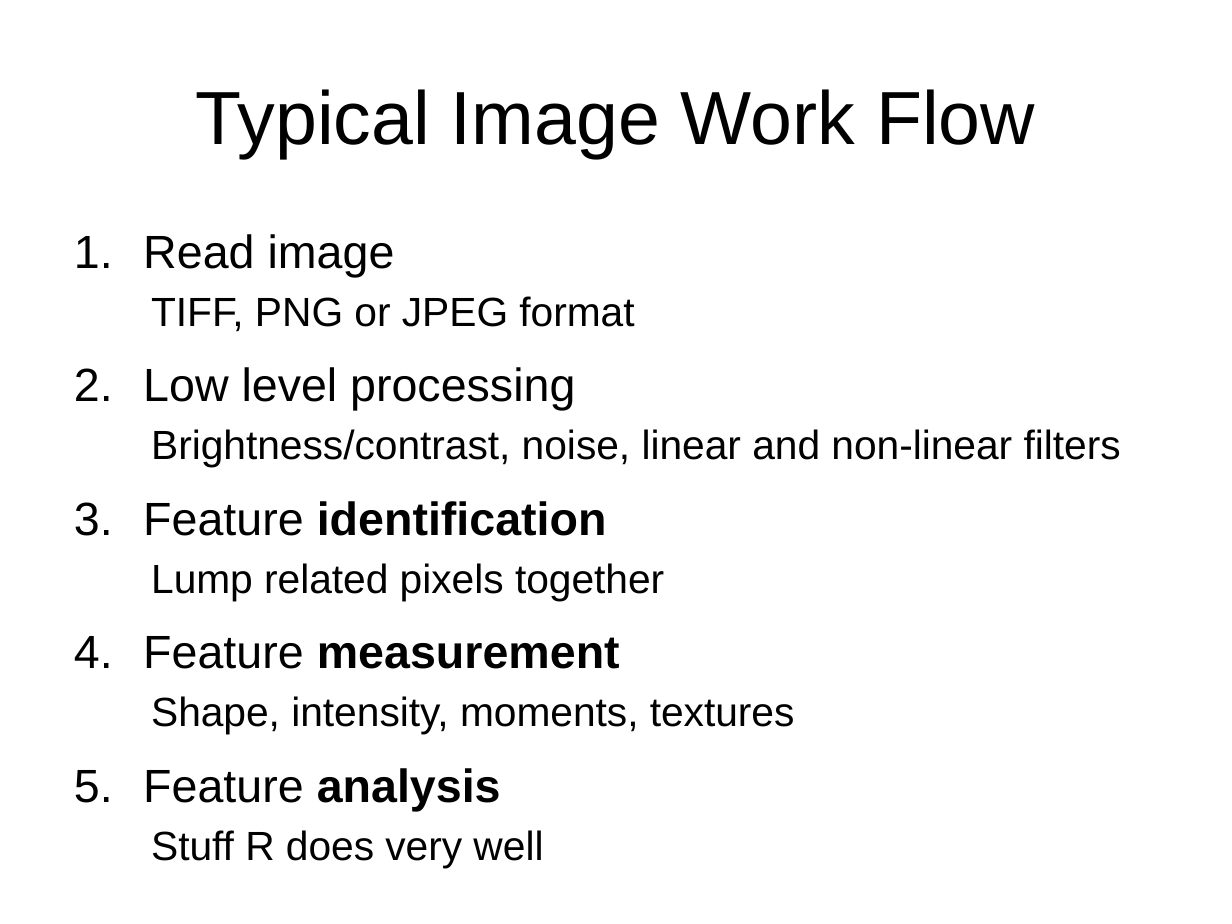
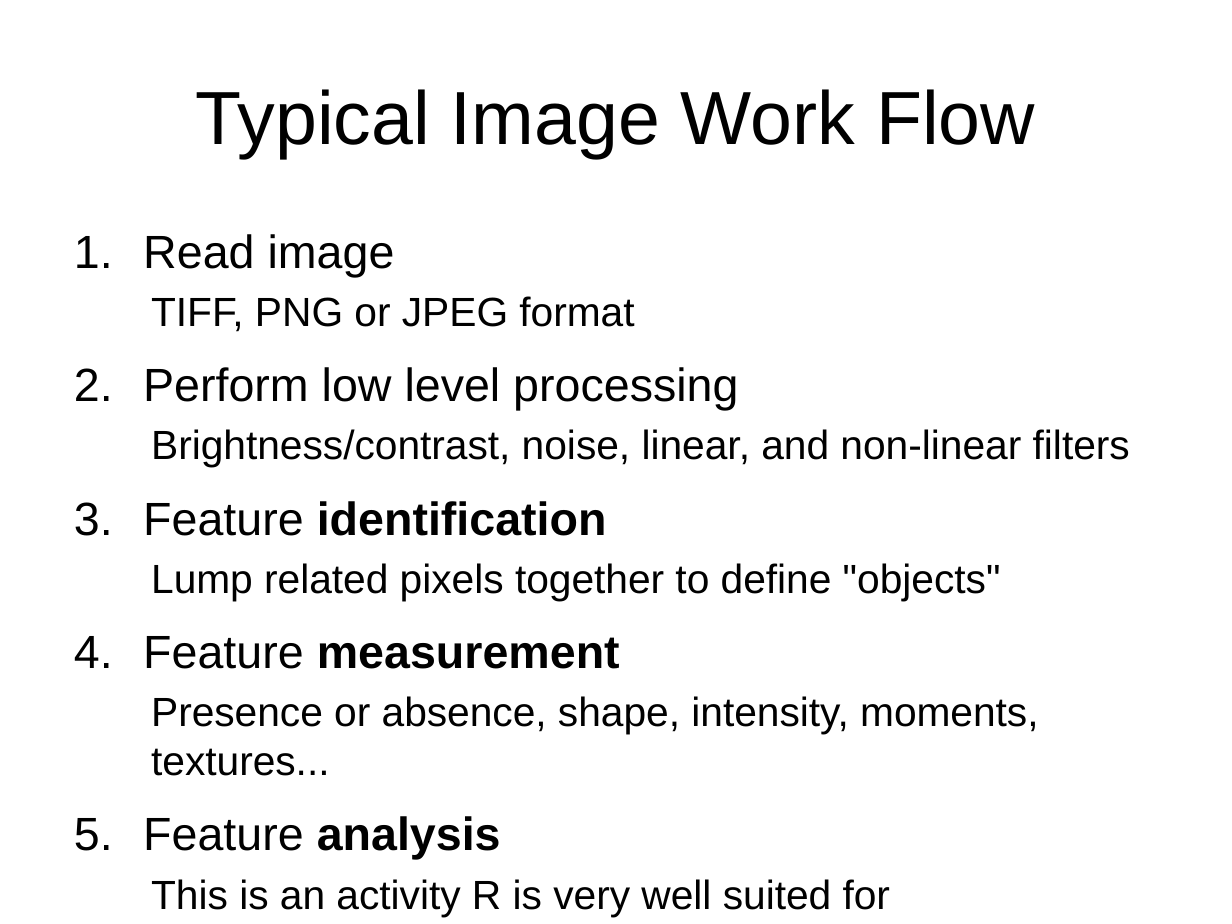
Before and after one commit to ornelles/imaging-talk, a slide deck: slide 7 of R Users group.pptx. Drawn at 1232x924 pixels with LibreOffice and Linux fonts; fonts in the diff are those of the drawing. Boxes give left, top, right and bottom in pixels: in the first picture for what was removed or moved away, otherwise in the second. Text is boxed around its words. In the diff, an @@ line names an element or a change of style, - is before the commit and + after.

```diff
--- a/R Users group.pptx
+++ b/R Users group.pptx
@@ text at <box>143,367,1130,467</box>: text changed @@
-2. Low level processing
-  Brightness/contrast, noise, linear and non-linear filters
+2. Perform low level processing
+  Brightness/contrast, noise, linear, and non-linear filters
@@ text at <box>151,563,1001,601</box>: text changed @@
-  Lump related pixels together
+  Lump related pixels together to define "objects"
@@ text at <box>151,696,1039,776</box>: text changed @@
-  Shape, intensity, moments, textures
+  Presence or absence, shape, intensity, moments, textures...
@@ text at <box>151,879,890,916</box>: text changed @@
-  Stuff R does very well
+  This is an activity R is very well suited for
```
Also in this commit, not shown: 2 other slides changed, 3 other files.
